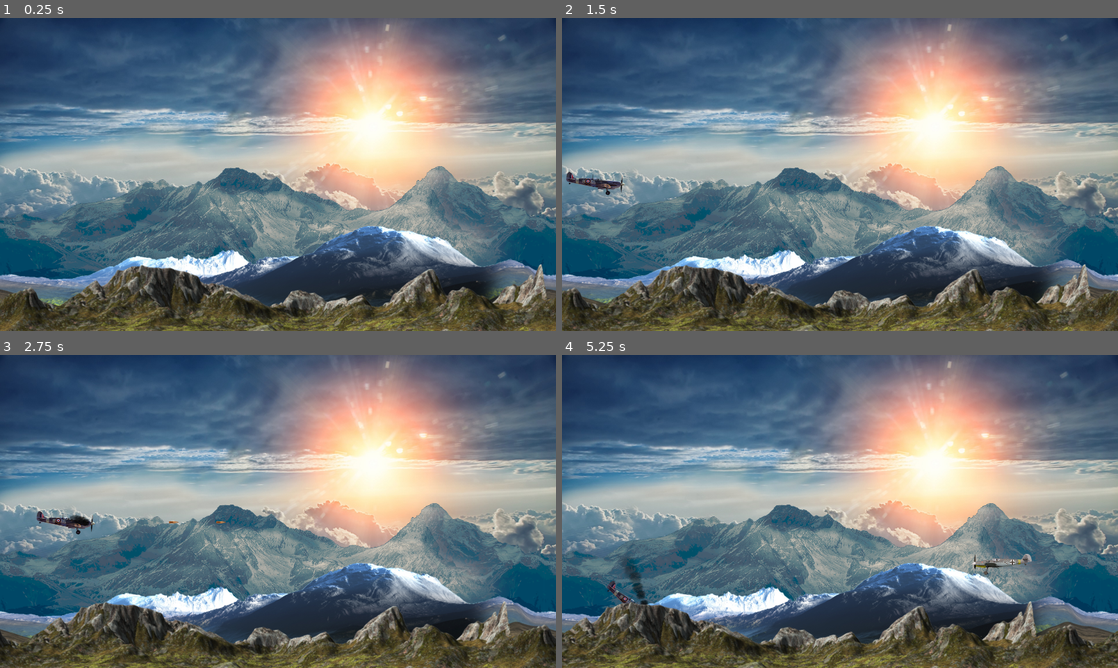
Above: before the commit, frames 1-4 (two rows, left to right).
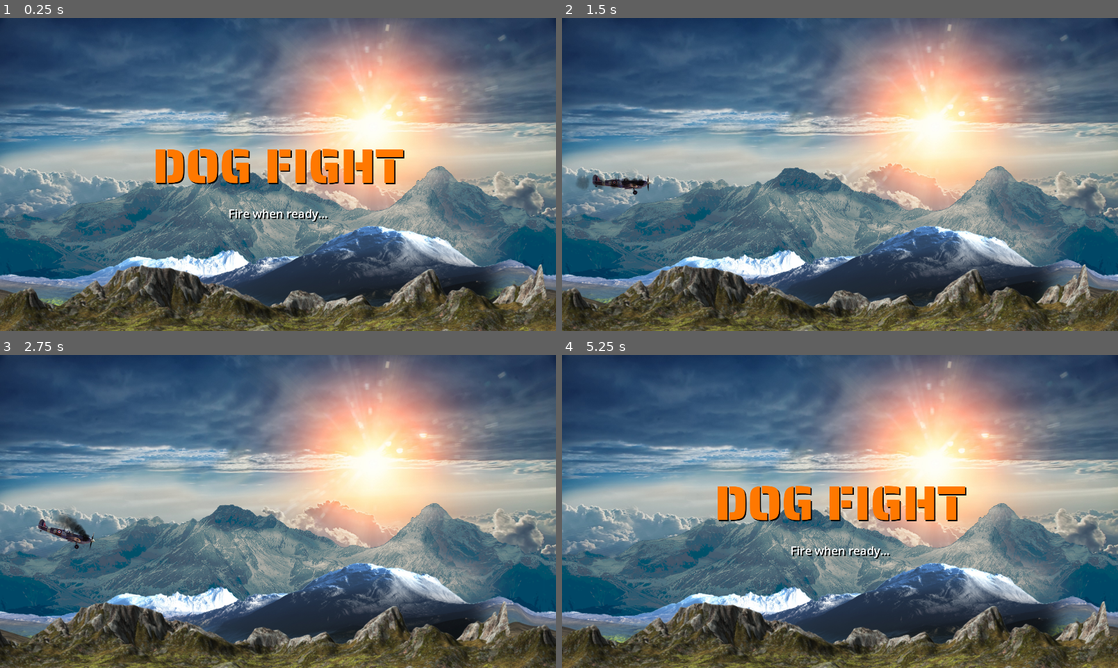
Above: after the commit, the same moments.

Repository: 7OneTwo/Godot-Fighter-Plane-Test
Game: Godot game, scene res://scenes/Game.tscn
Two runs of this game, one before a commit and one after it. Both use one fixed random seed, a clock stepped at 60 frames per second and the inputs below. Sound files missing from this copy of the repository are replaced by a short silence.
Inputs:
- Up to frame 1 (0.25 s): no input
- Up to frame 2 (1.5 s): hold Right (move_right) 0.53-1.28 s; hold Space (fire) 0.53-1.28 s; tap ` (test, bound only before the commit) at 0.8, 1.35 s; hold Down (move_down) from 1.28 s (still down)
- Up to frame 3 (2.75 s): tap Space (fire) at 1.55 s; release Down (move_down) at 2.03 s; hold Right (move_right) from 2.03 s (still down); hold Space (fire) from 2.03 s (still down); tap ` (test, bound only before the commit) at 2.3 s
- Up to frame 4 (5.25 s): release Right (move_right) at 2.78 s; release Space (fire) at 2.78 s; hold Up (move_up) 2.78-3.53 s; tap ` (test, bound only before the commit) at 2.85, 3.8, 4.35 s; tap Space (fire) at 3.05, 4.55 s; hold Space (fire) 3.53-4.28 s; hold Left (move_left) 3.53-5.03 s; tap Escape (test_explode, bound only after the commit) at 4.15 s; hold Down (move_down) from 5.03 s (still down); hold Space (fire) from 5.03 s (still down)

The runs differ from the first frame. In frame 1, 3.5% of the frame differs, in the area x 28-73%, y 41-66%; in frame 2, 0.4%; in frame 3, 0.6%; in frame 4, 27%, in the area x 0-100%, y 41-100%.

Commit message:
Big commit. Bad programmer.

Diff:
--- a/project.godot
+++ b/project.godot
@@ -20,6 +20,7 @@
 window/size/viewport_width=1920
 window/size/viewport_height=1080
 window/stretch/mode="viewport"
+window/vsync/vsync_mode=0
 
 [input]
 
@@ -62,7 +63,12 @@
 , Object(InputEventJoypadButton,"resource_local_to_scene":false,"resource_name":"","device":-1,"button_index":0,"pressure":0.0,"pressed":true,"script":null)
 ]
 }
-test={
+test_explode={
+"deadzone": 0.5,
+"events": [Object(InputEventKey,"resource_local_to_scene":false,"resource_name":"","device":-1,"window_id":0,"alt_pressed":false,"shift_pressed":false,"ctrl_pressed":false,"meta_pressed":false,"pressed":false,"keycode":0,"physical_keycode":4194305,"key_label":0,"unicode":0,"echo":false,"script":null)
+]
+}
+test_mayday={
 "deadzone": 0.5,
 "events": [Object(InputEventKey,"resource_local_to_scene":false,"resource_name":"","device":-1,"window_id":0,"alt_pressed":false,"shift_pressed":false,"ctrl_pressed":false,"meta_pressed":false,"pressed":false,"keycode":0,"physical_keycode":96,"key_label":0,"unicode":96,"echo":false,"script":null)
 ]
--- a/scenes/EnemyPlane.tscn
+++ b/scenes/EnemyPlane.tscn
@@ -83,6 +83,8 @@
 orbit_velocity_min = 0.0
 orbit_velocity_max = 0.0
 tangential_accel_max = 73.89
+angle_min = 3.9968e-14
+angle_max = 359.0
 scale_curve = SubResource("CurveTexture_8f5cc")
 color = Color(0, 0, 0, 1)
 color_ramp = SubResource("GradientTexture1D_ne4vx")
@@ -182,6 +184,7 @@
 
 [node name="ExplosionSound" type="AudioStreamPlayer" parent="."]
 stream = ExtResource("6_ftqvf")
+volume_db = -15.0
 
 [node name="EngineSound" type="AudioStreamPlayer" parent="."]
 stream = ExtResource("17_dbu5v")
--- a/scenes/Explosion.tscn
+++ b/scenes/Explosion.tscn
@@ -1,7 +1,8 @@
-[gd_scene load_steps=52 format=3 uid="uid://lua7h7r4h3dx"]
+[gd_scene load_steps=53 format=3 uid="uid://lua7h7r4h3dx"]
 
 [ext_resource type="Texture2D" uid="uid://4oog4a1s6hrb" path="res://assets/images/explosion.png" id="1_py0lb"]
 [ext_resource type="Script" path="res://scripts/Explosion.gd" id="2_qp7fo"]
+[ext_resource type="AudioStream" uid="uid://b6561183kvoy7" path="res://assets/audio/explosion.ogg" id="3_uw61i"]
 
 [sub_resource type="AtlasTexture" id="AtlasTexture_6weu0"]
 atlas = ExtResource("1_py0lb")
@@ -357,4 +358,9 @@
 offset = Vector2(2.08165e-12, 2.08165e-12)
 script = ExtResource("2_qp7fo")
 
+[node name="ExplosionSound" type="AudioStreamPlayer" parent="."]
+stream = ExtResource("3_uw61i")
+volume_db = -8.0
+
 [connection signal="animation_finished" from="." to="." method="_on_animation_finished"]
+[connection signal="finished" from="ExplosionSound" to="." method="_on_explosion_sound_finished"]
--- a/scenes/Game.tscn
+++ b/scenes/Game.tscn
@@ -8,8 +8,7 @@
 [ext_resource type="Texture2D" uid="uid://bljrs3phhgla6" path="res://assets/images/bg_near.png" id="4_u50mc"]
 [ext_resource type="PackedScene" uid="uid://cja01hb8eepr1" path="res://scenes/Player.tscn" id="6_fiq7g"]
 [ext_resource type="Script" path="res://scripts/HitBox.gd" id="8_lw132"]
-[ext_resource type="Script" path="res://singletons/sound_manager/sound_queue.gd" id="9_hhyx4"]
-[ext_resource type="AudioStream" uid="uid://b6561183kvoy7" path="res://assets/audio/explosion.ogg" id="10_sc2kg"]
+[ext_resource type="FontFile" uid="uid://do4vglhbcm10s" path="res://assets/fonts/SairaStencilOne-Regular.ttf" id="9_2omi6"]
 
 [sub_resource type="Curve2D" id="Curve2D_d4jql"]
 _data = {
@@ -17,10 +16,44 @@
 }
 point_count = 2
 
+[sub_resource type="Animation" id="Animation_3qdxy"]
+resource_name = "game_over"
+length = 8.0
+tracks/0/type = "value"
+tracks/0/imported = false
+tracks/0/enabled = true
+tracks/0/path = NodePath("GameOver:position")
+tracks/0/interp = 1
+tracks/0/loop_wrap = true
+tracks/0/keys = {
+"times": PackedFloat32Array(0, 5.9, 8),
+"transitions": PackedFloat32Array(0.5, 0.5, 2),
+"update": 0,
+"values": [Vector2(2.08165e-12, 510), Vector2(2.08165e-12, 2.08165e-12), Vector2(2.08165e-12, 2.08165e-12)]
+}
+tracks/1/type = "value"
+tracks/1/imported = false
+tracks/1/enabled = true
+tracks/1/path = NodePath("GameOver:modulate")
+tracks/1/interp = 1
+tracks/1/loop_wrap = true
+tracks/1/keys = {
+"times": PackedFloat32Array(0, 5.9, 8),
+"transitions": PackedFloat32Array(0.5, 0.5, 2),
+"update": 0,
+"values": [Color(1, 1, 1, 0), Color(1, 1, 1, 1), Color(1, 1, 1, 1)]
+}
+
+[sub_resource type="AnimationLibrary" id="AnimationLibrary_r4kns"]
+_data = {
+"game_over": SubResource("Animation_3qdxy")
+}
+
 [sub_resource type="RectangleShape2D" id="RectangleShape2D_j4r0l"]
 size = Vector2(1923, 36)
 
 [node name="Game" type="Node2D"]
+process_mode = 3
 script = ExtResource("1_yubv2")
 
 [node name="ParallaxBackground" type="ParallaxBackground" parent="."]
@@ -61,8 +94,8 @@
 loop = false
 
 [node name="Player" parent="ParallaxBackground/Path2D/PathFollow2D" instance=ExtResource("6_fiq7g")]
+process_mode = 1
 position = Vector2(-0.475677, -0.879669)
-scale = Vector2(1, 1)
 
 [node name="Bullets" type="Node2D" parent="ParallaxBackground"]
 
@@ -70,60 +103,102 @@
 
 [node name="EnemyPlanes" type="Node2D" parent="ParallaxBackground"]
 
-[node name="ParallaxLayer3" type="ParallaxLayer" parent="ParallaxBackground"]
-motion_mirroring = Vector2(1900, 2.08165e-12)
-
-[node name="TextureRect" type="TextureRect" parent="ParallaxBackground/ParallaxLayer3"]
-offset_top = 849.0
-offset_right = 1900.0
-offset_bottom = 1080.0
-texture = ExtResource("4_u50mc")
-
-[node name="HitBox" type="Area2D" parent="."]
-script = ExtResource("8_lw132")
-damage = 999
-
-[node name="CollisionShape2D" type="CollisionShape2D" parent="HitBox"]
-position = Vector2(960, 1061)
-shape = SubResource("RectangleShape2D_j4r0l")
-
-[node name="ExplosionSoundQueue" type="Node" parent="."]
-script = ExtResource("9_hhyx4")
-
-[node name="AudioStreamPlayer" type="AudioStreamPlayer" parent="ExplosionSoundQueue"]
-stream = ExtResource("10_sc2kg")
-
-[node name="GameOver" type="Control" parent="."]
-visible = false
+[node name="GameStart" type="Control" parent="ParallaxBackground"]
 layout_mode = 3
 anchors_preset = 0
 offset_right = 1920.0
 offset_bottom = 1080.0
 
-[node name="Label" type="Label" parent="GameOver"]
+[node name="VBoxContainer" type="VBoxContainer" parent="ParallaxBackground/GameStart"]
 layout_mode = 1
 anchors_preset = 8
 anchor_left = 0.5
 anchor_top = 0.5
 anchor_right = 0.5
 anchor_bottom = 0.5
-offset_left = -20.0
-offset_top = -11.5
-offset_right = 20.0
-offset_bottom = 11.5
+offset_left = -392.0
+offset_top = -89.0
+offset_right = 392.0
+offset_bottom = 89.0
 grow_horizontal = 2
 grow_vertical = 2
+
+[node name="Label" type="Label" parent="ParallaxBackground/GameStart/VBoxContainer"]
+layout_mode = 2
+theme_override_colors/font_color = Color(1, 0.470588, 0, 1)
 theme_override_colors/font_shadow_color = Color(0, 0, 0, 1)
 theme_override_constants/shadow_offset_x = 4
 theme_override_constants/shadow_offset_y = 4
 theme_override_constants/shadow_outline_size = 0
-theme_override_font_sizes/font_size = 128
+theme_override_fonts/font = ExtResource("9_2omi6")
+theme_override_font_sizes/font_size = 168
+text = "DOG FIGHT"
+horizontal_alignment = 1
+
+[node name="Label2" type="Label" parent="ParallaxBackground/GameStart/VBoxContainer"]
+layout_mode = 2
+theme_override_colors/font_shadow_color = Color(0, 0, 0, 1)
+theme_override_constants/shadow_offset_x = 4
+theme_override_constants/shadow_offset_y = 4
+theme_override_constants/shadow_outline_size = 0
+theme_override_font_sizes/font_size = 40
+text = "Fire when ready..."
+horizontal_alignment = 1
+
+[node name="GameOver" type="Control" parent="ParallaxBackground"]
+visible = false
+layout_mode = 3
+anchors_preset = 0
+offset_right = 1920.0
+offset_bottom = 1080.0
+size_flags_vertical = 0
+
+[node name="Label" type="Label" parent="ParallaxBackground/GameOver"]
+layout_mode = 1
+anchors_preset = 8
+anchor_left = 0.5
+anchor_top = 0.5
+anchor_right = 0.5
+anchor_bottom = 0.5
+offset_left = -230.0
+offset_top = -56.5
+offset_right = 230.0
+offset_bottom = 56.5
+grow_horizontal = 2
+grow_vertical = 2
+theme_override_colors/font_color = Color(1, 1, 1, 1)
+theme_override_constants/shadow_offset_x = 4
+theme_override_constants/shadow_offset_y = 4
+theme_override_constants/shadow_outline_size = 0
+theme_override_fonts/font = ExtResource("9_2omi6")
+theme_override_font_sizes/font_size = 230
 text = "GAME OVER"
+
+[node name="GameOverAnimation" type="AnimationPlayer" parent="ParallaxBackground"]
+libraries = {
+"": SubResource("AnimationLibrary_r4kns")
+}
+
+[node name="ParallaxLayer3" type="ParallaxLayer" parent="ParallaxBackground"]
+motion_mirroring = Vector2(1900, 2.08165e-12)
+
+[node name="TextureRect" type="TextureRect" parent="ParallaxBackground/ParallaxLayer3"]
+offset_top = 849.0
+offset_right = 1900.0
+offset_bottom = 1080.0
+texture = ExtResource("4_u50mc")
+
+[node name="HitBox" type="Area2D" parent="."]
+script = ExtResource("8_lw132")
+damage = 999
+
+[node name="CollisionShape2D" type="CollisionShape2D" parent="HitBox"]
+position = Vector2(960, 1061)
+shape = SubResource("RectangleShape2D_j4r0l")
 
 [node name="StartTimer" type="Timer" parent="."]
 wait_time = 3.0
 one_shot = true
-autostart = true
 
 [node name="EnemyTimer" type="Timer" parent="."]
 wait_time = 2.0
--- a/scenes/Player.tscn
+++ b/scenes/Player.tscn
@@ -38,6 +38,7 @@
 initial_velocity_max = 100.0
 orbit_velocity_min = 0.0
 orbit_velocity_max = 0.0
+angle_max = 359.0
 scale_curve = SubResource("CurveTexture_htyfg")
 color_ramp = SubResource("GradientTexture1D_yv6nq")
 
@@ -70,6 +71,7 @@
 position = Vector2(13, -4)
 
 [node name="EngineSound" type="AudioStreamPlayer" parent="."]
+process_mode = 3
 stream = ExtResource("4_1equc")
 volume_db = -5.0
 autoplay = true
@@ -90,6 +92,8 @@
 
 [node name="AudioStreamPlayer" type="AudioStreamPlayer" parent="JamSoundQueue"]
 stream = ExtResource("8_w6m75")
+volume_db = 5.0
+pitch_scale = 0.8
 
 [node name="FireDelayTimer" type="Timer" parent="."]
 wait_time = 0.2
--- /dev/null
+++ b/scenes/World.tscn
@@ -0,0 +1,17 @@
+[gd_scene load_steps=4 format=3 uid="uid://c7jk8c18jv6b0"]
+
+[ext_resource type="PackedScene" uid="uid://7g0fj2cofygs" path="res://scenes/Game.tscn" id="1_iyvjo"]
+
+[sub_resource type="Environment" id="Environment_r8swj"]
+
+[sub_resource type="CameraAttributesPractical" id="CameraAttributesPractical_hk2bj"]
+
+[node name="World" type="WorldEnvironment"]
+environment = SubResource("Environment_r8swj")
+camera_attributes = SubResource("CameraAttributesPractical_hk2bj")
+
+[node name="Camera2D" type="Camera2D" parent="."]
+position = Vector2(960, 540)
+offset = Vector2(2.08165e-12, 2.08165e-12)
+
+[node name="Game" parent="." instance=ExtResource("1_iyvjo")]
--- a/scenes/bullet.tscn
+++ b/scenes/bullet.tscn
@@ -1,7 +1,7 @@
-[gd_scene load_steps=7 format=3 uid="uid://8u8khwmisaxh"]
+[gd_scene load_steps=7 format=3 uid="uid://d0rh32xbjvyoe"]
 
 [ext_resource type="Texture2D" uid="uid://caunvq62aodm1" path="res://assets/images/bullet.png" id="1_2utbi"]
-[ext_resource type="Script" path="res://scripts/bullet.gd" id="1_lob8k"]
+[ext_resource type="Script" path="res://scripts/Bullet.gd" id="1_lob8k"]
 [ext_resource type="Script" path="res://scripts/HitBox.gd" id="2_6i3il"]
 [ext_resource type="Script" path="res://singletons/sound_manager/sound_queue.gd" id="4_0xkb7"]
 [ext_resource type="AudioStream" uid="uid://dgi03p5ynremn" path="res://assets/audio/gun.ogg" id="5_my8ap"]
@@ -11,6 +11,7 @@
 height = 32.0
 
 [node name="Bullet" type="Node2D" groups=["Player Bullets"]]
+scale = Vector2(0.65, 0.65)
 script = ExtResource("1_lob8k")
 
 [node name="Sprite2D" type="Sprite2D" parent="."]
--- a/scripts/Explosion.gd
+++ b/scripts/Explosion.gd
@@ -2,6 +2,13 @@
 
 
 @export var speed := 1.0
+
+var finished_requirement: int = 2
+var finished_count: int = 0
+
+func explode(ps: float = 1.0) -> void:
+	$ExplosionSound.pitch_scale = ps
+	$ExplosionSound.play()
 
 
 func _physics_process(delta) -> void:
@@ -9,4 +16,14 @@
 
 
 func _on_animation_finished() -> void:
-	queue_free()
+	increment_finished()
+
+
+func _on_explosion_sound_finished() -> void:
+	increment_finished()
+
+func increment_finished() -> void:
+	finished_count += 1
+
+	if finished_count == finished_requirement:
+		queue_free()
--- a/scripts/Game.gd
+++ b/scripts/Game.gd
@@ -3,13 +3,14 @@
 
 @onready var bullets = $ParallaxBackground/Bullets
 @onready var explosions = $ParallaxBackground/Explosions
-@onready var explosion_sound = $ExplosionSoundQueue
 @onready var enemy_planes = $ParallaxBackground/EnemyPlanes
-@onready var game_over = $GameOver
+@onready var game_start = $ParallaxBackground/GameStart
+@onready var game_over = $ParallaxBackground/GameOver
+@onready var game_over_anim = $ParallaxBackground/GameOverAnimation
 @onready var start_timer = $StartTimer
 @onready var enemy_timer = $EnemyTimer
+@onready var player = $ParallaxBackground/Path2D/PathFollow2D/Player
 
-var player_scene = preload("res://scenes/player.tscn")
 var enemy_plane = preload("res://scenes/EnemyPlane.tscn")
 
 var spawn_y_min = 40
@@ -21,9 +22,15 @@
 
 func _ready() -> void:
 	rand.randomize()
+	player.get_tree().paused = true
 
 
 func _process(delta: float) -> void:
+	if Input.is_action_just_pressed("fire") and game_start.visible:
+		game_start.visible = false
+		player.get_tree().paused = false
+		start_timer.start()
+
 	if Input.is_action_just_pressed("fire") and game_over.visible:
 		get_tree().reload_current_scene()
 
@@ -34,18 +41,18 @@
 
 func _on_player_explode(explosion) -> void:
 	explosions.add_child(explosion)
-	$ExplosionSoundQueue/AudioStreamPlayer.pitch_scale = 0.35
-	explosion_sound.play_sound()
+	explosion.explode(0.35)
 	game_over.visible = true
+	game_over_anim.play("game_over")
 
 
 func _on_enemy_explode(explosion) -> void:
 	explosions.add_child(explosion)
 	explosion.set_rotation_degrees(rand.randi_range(0, 359))
+
 	var s = rand.randf_range(1.0, 1.5)
 	explosion.scale = Vector2(s, s)
-	$ExplosionSoundQueue/AudioStreamPlayer.pitch_scale = randf_range(0.65, 1.0)
-	explosion_sound.play_sound()
+	explosion.explode(1.5 - s + 0.5)
 
 
 func _on_start_timer_timeout() -> void:
--- a/scripts/Player.gd
+++ b/scripts/Player.gd
@@ -32,33 +32,38 @@
 var bullet_scene = preload("res://scenes/bullet.tscn")
 var explosion_scene = preload("res://scenes/Explosion.tscn")
 
-var is_game_start: bool
+var is_intro_complete: bool
 var bullet_count: int
-var going_down: bool
+var is_going_down: bool
 var intro_speed: float = 200
 
 func _ready() -> void:
-	is_game_start = true
+	is_intro_complete = false
 	bullet_count = jam_count
-	going_down = false;
+	is_going_down = false;
 
 
 func _process(delta: float) -> void:
-	if is_game_start:
-		get_parent().set_progress(get_parent().get_progress() + intro_speed * delta)
-		#intro_speed -= 0.58
-		if get_parent().get_progress_ratio() == 1:
-			is_game_start = false
-		else:
-			return
+	if !is_intro_complete:
+		var tween: Tween = create_tween().set_trans(Tween.TRANS_SINE).set_ease(Tween.EASE_OUT)
+		var follow = get_parent()
 
-	if going_down:
+		tween.tween_property(follow, 'progress_ratio', 1, 1)
+		tween.tween_callback(func(): is_intro_complete = true)
+
+		engine_sound.pitch_scale = 1.2 - (follow.progress_ratio / 5)
+		engine_sound.volume_db = -10 + (follow.progress_ratio * 10)
+
+	if is_going_down:
 		return
 
-	if Input.is_action_just_pressed("test"):
-		#explode_plane()
-		#queue_free()
+	if Input.is_action_just_pressed("test_mayday"):
 		mayday()
+
+	if Input.is_action_just_pressed("test_explode"):
+		explode_plane()
+		queue_free()
+
 
 	if Input.is_action_pressed("fire") and fire_delay_timer.is_stopped() and bullet_count > 0:
 		fire()
@@ -77,13 +82,13 @@
 
 
 func _physics_process(delta) -> void:
-	if is_game_start:
+	if !is_intro_complete:
 		return
 
-	var input_dir := Input.get_vector("move_left", "move_right", "move_up", "move_down") if !going_down else Vector2(0, 1)
+	var input_dir := Input.get_vector("move_left", "move_right", "move_up", "move_down") if !is_going_down else Vector2(0, 1)
 	var direction := Vector2(input_dir.x, input_dir.y).normalized()
 
-	var y = direction.y if !going_down else 0.3
+	var y = direction.y if !is_going_down else 0.3
 
 	var pitch: float = clampf(rotation + y * pitch_speed * delta * climb_speed, climb_angle_limit, dive_angle_limit)
 	set_rotation(pitch)
@@ -93,6 +98,9 @@
 
 
 func fire() -> void:
+	if !is_intro_complete:
+		return
+
 	var b = bullet_scene.instantiate()
 	b.global_position = muzzle.global_position
 	b.rotation = rotation
@@ -126,14 +134,14 @@
 
 
 func mayday() -> void:
-	going_down = true
+	is_going_down = true
 	engine_smoke.emitting = true
 	engine_sound.stop()
 	engine_failure_sound.play()
 
 
 func _on_visible_on_screen_notifier_2d_screen_exited() -> void:
-	if is_game_start:
+	if !is_intro_complete:
 		return
 
 	explode_plane()
--- a/scripts/bullet.gd
+++ b/scripts/bullet.gd
@@ -1,6 +1,6 @@
 extends Node2D
 
-@export var speed: float = 700.0
+@export var speed: float = 1000.0
 
 @onready var shoot_sound := $SoundQueue
 
Binary file added: assets/fonts/SairaStencilOne-Regular.ttf
Not shown, added: assets/fonts/SairaStencilOne-Regular.ttf.import
Not shown: 1 places in scenes/Game.tscn that only renumber resources
